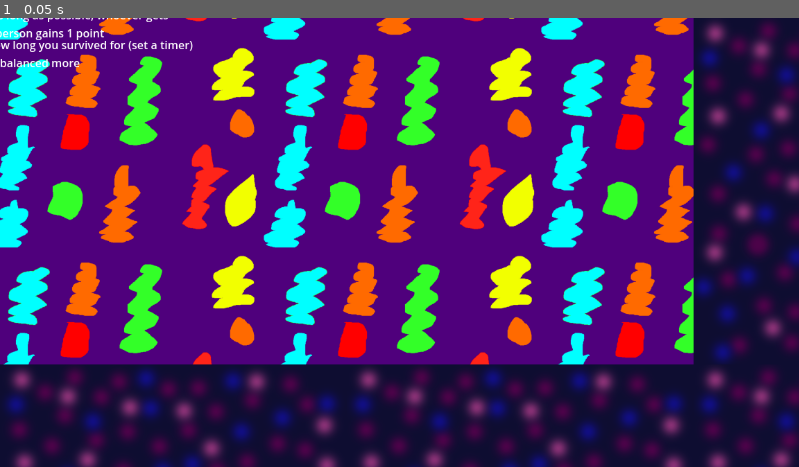
Above: before the commit, frame 1.
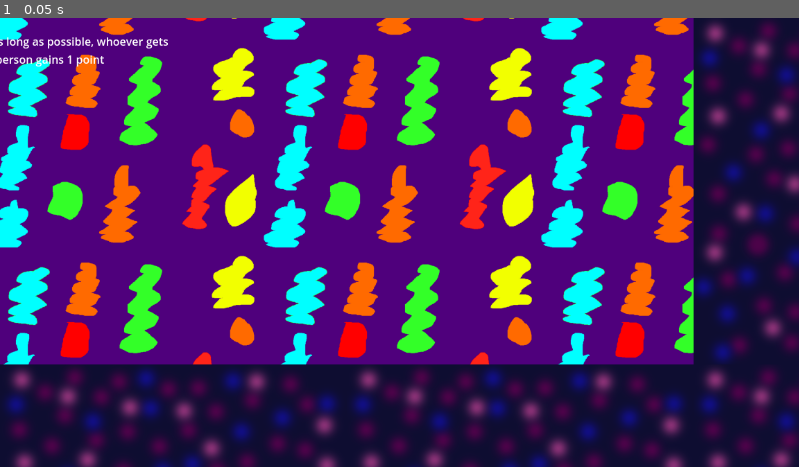
Above: after the commit, the same moment.

Repository: real-chicken-master/GDD112TempName
Game: Godot game, scene res://Minigames/bullet hell/bullet_hell.tscn
The game is run twice, just before and just after one commit, with the same random seed, the same clock (stepped at 60 frames per second) and the same inputs. This scene is started directly instead of the project's main scene.
Inputs:
- Up to frame 1 (0.05 s): no input

The runs differ from the first frame. In frame 1, 0.8% of the frame differs, in the area x 0-25%, y 0-11%.
Error in both runs: Invalid assignment of property or key 'global_position' with value of type 'Vector2' on a base object of type 'null instance'. (res://Minigames/bullet)

Commit message:
small bullet hell tutorial update

Diff:
--- a/Minigames/bullet hell/bullet_hell.tscn
+++ b/Minigames/bullet hell/bullet_hell.tscn
@@ -71,24 +71,15 @@
 
 [node name="Label" type="Label" parent="."]
 offset_left = -216.0
-offset_top = -68.0
-offset_right = 208.0
-offset_bottom = -45.0
-text = "Use W,A,S,D and UP,DOWN,LEFT,RIGHT inputs to move.
-
-Dodge bullets and survive as long as possible, whoever gets
+offset_top = 22.0
+offset_right = 243.0
+offset_bottom = 71.0
+theme_override_colors/font_color = Color(1, 1, 1, 1)
+text = "Dodge bullets and survive as long as possible, whoever gets
 hit first losesand the other person gains 1 point"
-
-[node name="Label2" type="Label" parent="."]
-offset_left = -220.0
-offset_top = 27.0
-offset_right = 279.0
-offset_bottom = 76.0
-text = "In your review note down how long you survived for (set a timer)
-so that the bullethell can be balanced more"
 
 [connection signal="timeout" from="Easy" to="." method="_on_easy_timeout"]
 [connection signal="timeout" from="Intermediate" to="." method="_on_intermediate_timeout"]
 [connection signal="timeout" from="Hard" to="." method="_on_hard_timeout"]
+[connection signal="timeout" from="Extreme" to="." method="_on_hard_timeout"]
 [connection signal="timeout" from="Extreme" to="." method="_on_extreme_timeout"]
-[connection signal="timeout" from="Extreme" to="." method="_on_hard_timeout"]
Not shown: 1 places in Minigames/bullet hell/bullet_hell.tscn that only renumber resources
